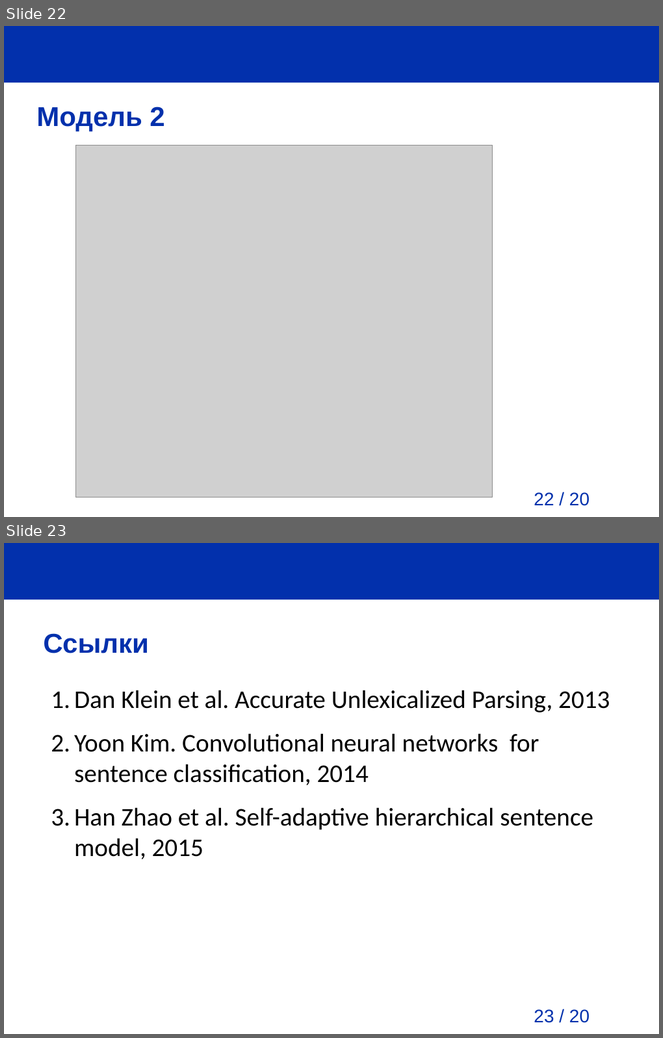
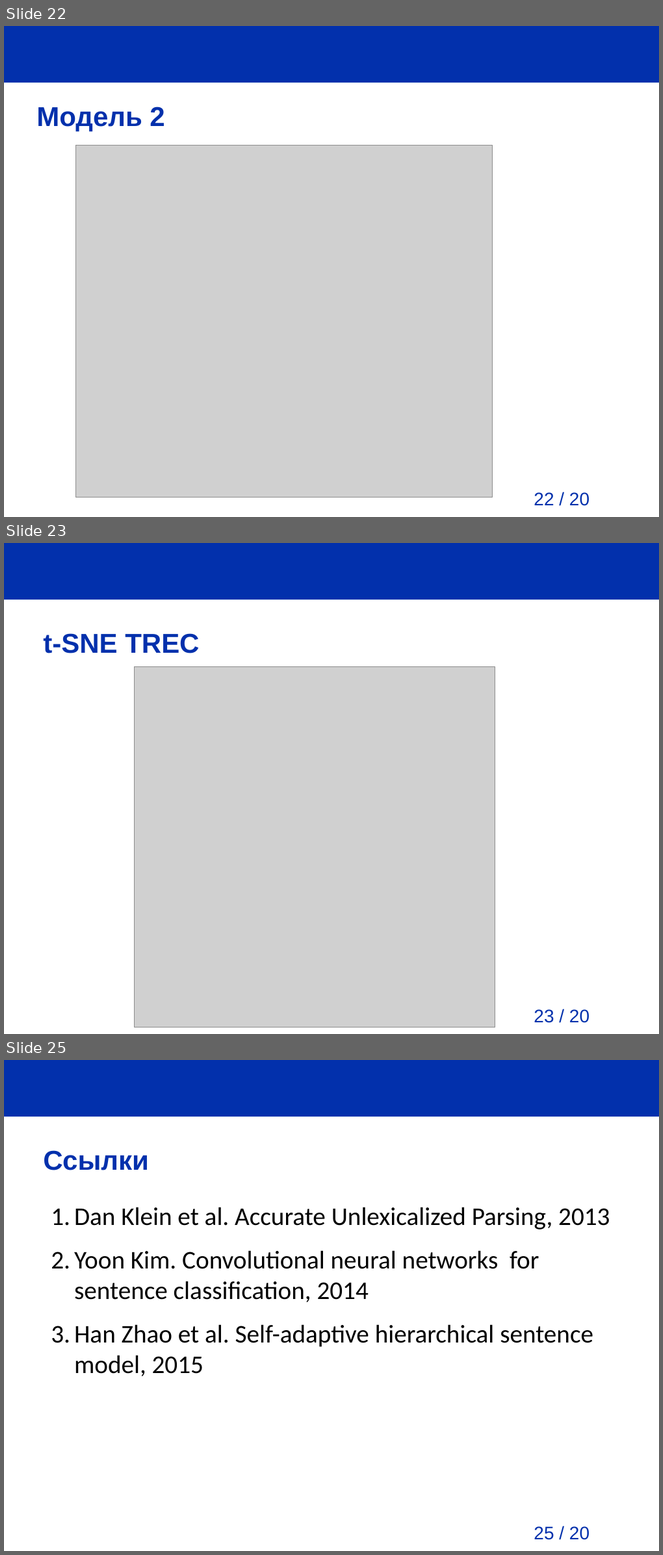
Before and after one commit to pva701/bachelor-thesis, a slide deck: presentation/presentation.odp. Shown one above the other, each under a label of ours: slides 22 and 23 before the commit, slides 22, 23 and 25 after it; the slides between them are not shown. The pictures are 663x1038 and 663x1555 pixels, drawn with LibreOffice and Linux fonts; fonts in the diff are those of the drawing; grey boxes stand for pictures; background and template pictures are left out. Boxes give left, top, right and bottom in pixels: in the first picture for what was removed or moved away, otherwise in the second. Text is boxed around its words. In the diff, an @@ line names an element or a change of style, - is before the commit and + after.

```diff
--- a/presentation/presentation.odp
+++ b/presentation/presentation.odp
@@ slide 23 added at (4, 543, 659, 1034), background #FFFFFF; not listed: 2 template elements that a slide beside it also shows @@
@@ title added at (43, 633, 199, 653), 30 pt, text #0230AC, bold @@
+t-SNE TREC
@@ picture added at (135, 667, 495, 1028) @@
@@ what was slide 23 is now slide 25 @@
@@ page number at (534, 1527, 590, 1540): text changed @@
-23 / 20
+25 / 20
```
Also in this commit, not shown: 1 other slide added, 7 other files.
